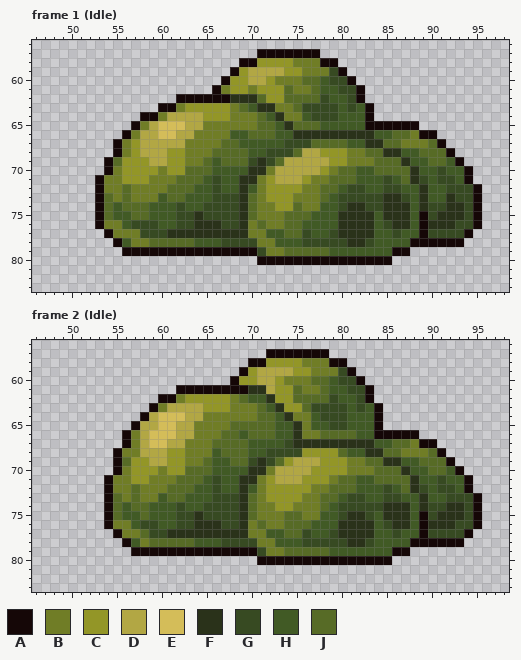
Two states of a pixel-art file, Assets/Content/Prefabs/Units/Slime Big/Slime Big.aseprite. That is the earlier state.
144x144 pixels, 4 frames. Shown: frame 1 (Idle): x 46..98, y 56..83; frame 2 (Idle): x 46..98, y 56..83. The commit also changed other frames, which this record leaves out.
Palette (. is transparent): A #150707  B #707d26  C #939627  D #b2a744  E #d4bd59  F #2a321a  G #374a22  H #415a25  J #576b26
Pixels before, frame 1 (Idle), first column x 53:
57 ..................AAAAAAA..................
58 ................AACCCCBBBAA................
59 ...............ACDDDDCCBBBGA...............
60 ..............ACCDDCBBBJJHGGA..............
61 .............ABCCBCCCJBBJHHGGA.............
62 .........AAAAAAFFFJCCJJJJGHHGA.............
63 .......AABCCCCCBJHFFBBJGGGGHGHA............
64 .....AABDDDDCCCBBBJHFBBHGGGHHHA............
65 ....ABDEEEDDBBBBBBJJHFJJJHHHHHAAAAAA.......
66 ...ABDDEEDDBBBBHHJJJHHFFFFFFFFFHHJJBAA.....
67 ..ABCDDDDDBBBBJJHHHHHGGGJJJJHHFFJJBBBJA....
68 ..ABCDDDCCBBBJJJJHHGGGJDDCCCBBJJFFHHJJJA...
69 .AJCCCDDCCBBJHJJJGFGJDDDDDCCBBBJJJFHHJJHA..
70 .ABCCCCBCCJJJHHHHFFBDDDDDCBJJHHJJJJFHHGHHA.
71 ABBCCCBBBJJJHGHHFFBCDDDCBBJJJHHHGHJFGHGGHA.
72 ABBJBBBBJJJHHGHHFHBCCCCBBJJHGGHHGGHHFHHGGGA
73 AJBJBBBHJJHHHGGGFJBCCCBBBJHGGGGGFFGHFHHFGGA
74 AJHJJJHHHGHHGGGGFJBBCCJBBHHGFFGGFFFHFGGFFGA
75 AJHHJJHHHGGFGGGGFJBBBJJJHHHFFFFHFFFHAGFFFGA
76 ABBHGGGHHGGFFFGGFBJBBJJHHHHFFFFHGFFHAFFFGGA
77 .ABBBGGGFFFFFFFFFBBHHJJGHHGFFFFHHGHHAGGGGA.
78 ..AHBBJJJJJHHHGGGGBBHHHGGGGGFFGHHHHAAAAAA..
79 ...AAAAAAAAAAAAAAAGBBJJJJJHHHHHHHAA........
80 ..................AAAAAAAAAAAAAAA..........
Pixels before, frame 2 (Idle), first column x 54:
57 ..................AAAAAAA.................
58 ................AACCCCBBBAA...............
59 ...............ACDDDDCCBBBGA..............
60 ..............ACCDDCBBBJJHGGA.............
61 ........AAAAAAAAFFDCCJBBJHHGGA............
62 ......AABCCCCCBJHHFCCJJJJGHHGA............
63 .....ABDDDDCCCBBBJHFCCJGGGGHGHA...........
64 ....ADEEEDDBBBBBBJJHFBBHGGGHHHA...........
65 ...ADDEEDDBBBBJJJJJHHFBHHGGHHHA...........
66 ..ABDEEEDDBBBJJHJJJHHFBBJJJJHHAAAAA.......
67 ..ABDEEDDBBBJJJJHHHHGFFFFFFFFFHHJJBAA.....
68 .ABBDDDCCBBBHJJJHHGGGGCCCCJHHFFJJBBBJA....
69 .AJCCDDCCBBJHHJJGFGJCDDDCCCBBJJFFHHJJJA...
70 .ABCCCBCCJJJHHHHFFBDDDDCCCCBBBJJJFHHJJHA..
71 ABBCCBBBJJJHGHHFFBCDDDCCCBJJHHJJJJFHHGHHA.
72 ABBJBBBJJJHHGHHFHBCCCCCBBJJJHHHGHJFGHGGHA.
73 AJBJBBHJJHHHGGGFJBCCCCBBJJHGGHHGGHHFHHGGGA
74 AJHJJHHHGHHGGGGFJBBCCBBBJHGGGGGFFFHFGGFFGA
75 AJHHJHHHGGFGGGGFJBBBJJBBHHGFFGHFFFHAGFFFGA
76 ABBHGGHHGGFFFGGFBJBBJJJHHHFFFFHGFFHAFFFGGA
77 .ABBJGGFFFFFFFFFBBHHJJGHHGFFFFHHGHHAGGGGA.
78 ..AHBJJJJJHHHGGGGBBHHHGGGGGFFGHHHHAAAAAA..
79 ...AAAAAAAAAAAAAAGBBJJJJJHHHHHHHAA........
80 .................AAAAAAAAAAAAAAA..........
And afterwards:
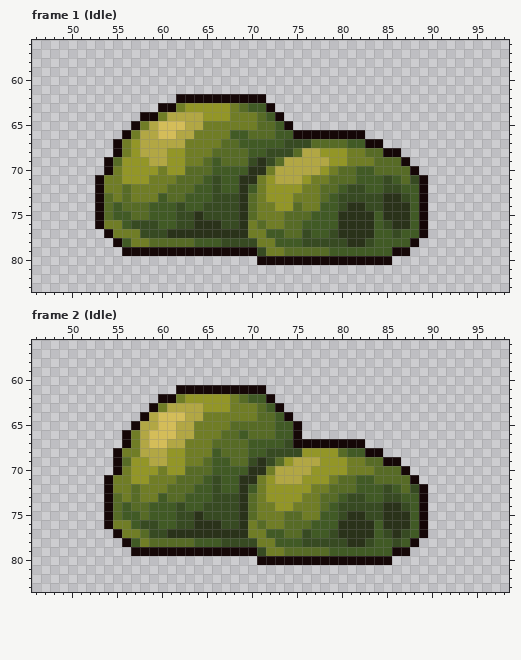
Change:
layer "Green slimes/x1 slime" added
layer "Green slimes/x2 slime" added
layer "Layer 2 Copy" removed
Frame 1 (Idle):
y 57: x 71..77 AAAAAAA -> .......
y 58: x 69..79 AACCCCBBBAA -> ...........
y 59: x 68..80 ACDDDDCCBBBGA -> .............
y 60: x 67..81 ACCDDCBBBJJHGGA -> ...............
y 61: x 66..82 ABCCBCCCJBBJHHGGA -> .................
y 62: x 68..82 FFFJCCJJJJGHHGA -> AAAA...........
y 63: x 71..83 FFBBJGGGGHGHA -> HA...........
y 64: x 73..83 FBBHGGGHHHA -> A..........
y 65: x 74..88 FJJJHHHHHAAAAAA -> A..............
y 66: x 75..90 FFFFFFFFFHHJJBAA -> AAAAAAAA........
y 67: x 83..91 FFJJBBBJA -> AA.......
y 68: x 85..92 FFHHJJJA -> AA......
y 69: x 87..93 FHHJJHA -> A......
y 70: x 88..94 FHHGHHA -> A......
y 71: x 88..94 FGHGGHA -> GA.....
y 72: x 89..95 FHHGGGA -> A......
y 73: x 89..95 FHHFGGA -> A......
y 74: x 89..95 FGGFFGA -> A......
y 75: x 90..95 GFFFGA -> ......
y 76: x 90..95 FFFGGA -> ......
y 77: x 90..94 GGGGA -> .....
y 78: x 89..93 AAAAA -> .....
Frame 2 (Idle):
y 57: x 72..78 AAAAAAA -> .......
y 58: x 70..80 AACCCCBBBAA -> ...........
y 59: x 69..81 ACDDDDCCBBBGA -> .............
y 60: x 68..82 ACCDDCBBBJJHGGA -> ...............
y 61: x 70..83 FFDCCJBBJHHGGA -> AA............
y 62: x 72..83 FCCJJJJGHHGA -> A...........
y 63: x 73..84 FCCJGGGGHGHA -> A...........
y 64: x 74..84 FBBHGGGHHHA -> A..........
y 65: x 75..84 FBHHGGHHHA -> A.........
y 66: x 75..88 FBBJJJJHHAAAAA -> A.............
y 67: x 75..90 FFFFFFFFFHHJJBAA -> AAAAAAAA........
y 68: x 83..91 FFJJBBBJA -> AA.......
y 69: x 85..92 FFHHJJJA -> AA......
y 70: x 87..93 FHHJJHA -> A......
y 71: x 88..94 FHHGHHA -> A......
y 72: x 88..94 FGHGGHA -> GA.....
y 73: x 89..95 FHHGGGA -> A......
y 74: x 87 F -> G; x 89..95 FGGFFGA -> A......
y 75: x 84 H -> G; x 90..95 GFFFGA -> ......
y 76: x 85 G -> F; x 90..95 FFFGGA -> ......
y 77: x 85..87 HGH -> GFG; x 90..94 GGGGA -> .....
y 78: x 86 H -> G; x 89..93 AAAAA -> .....
